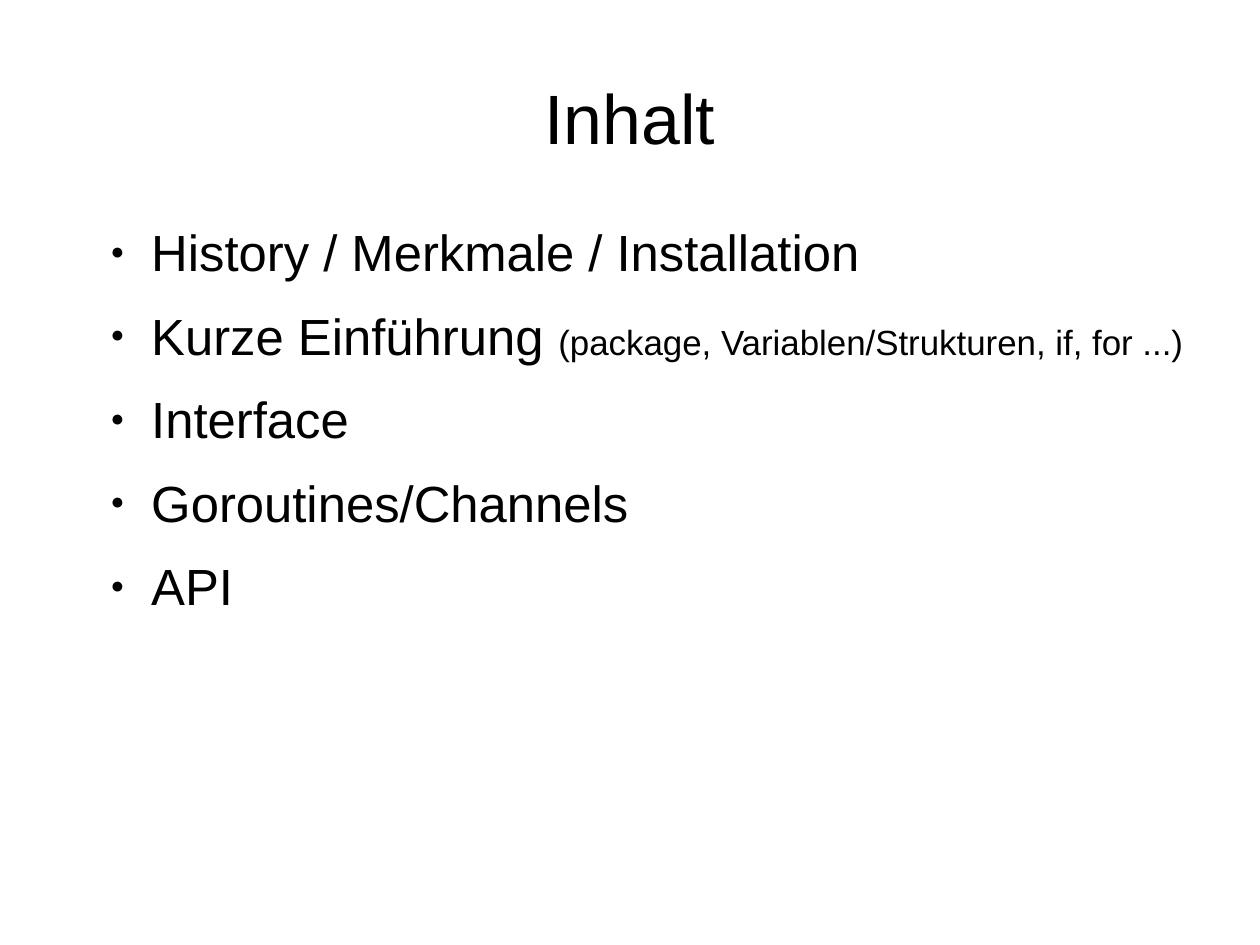
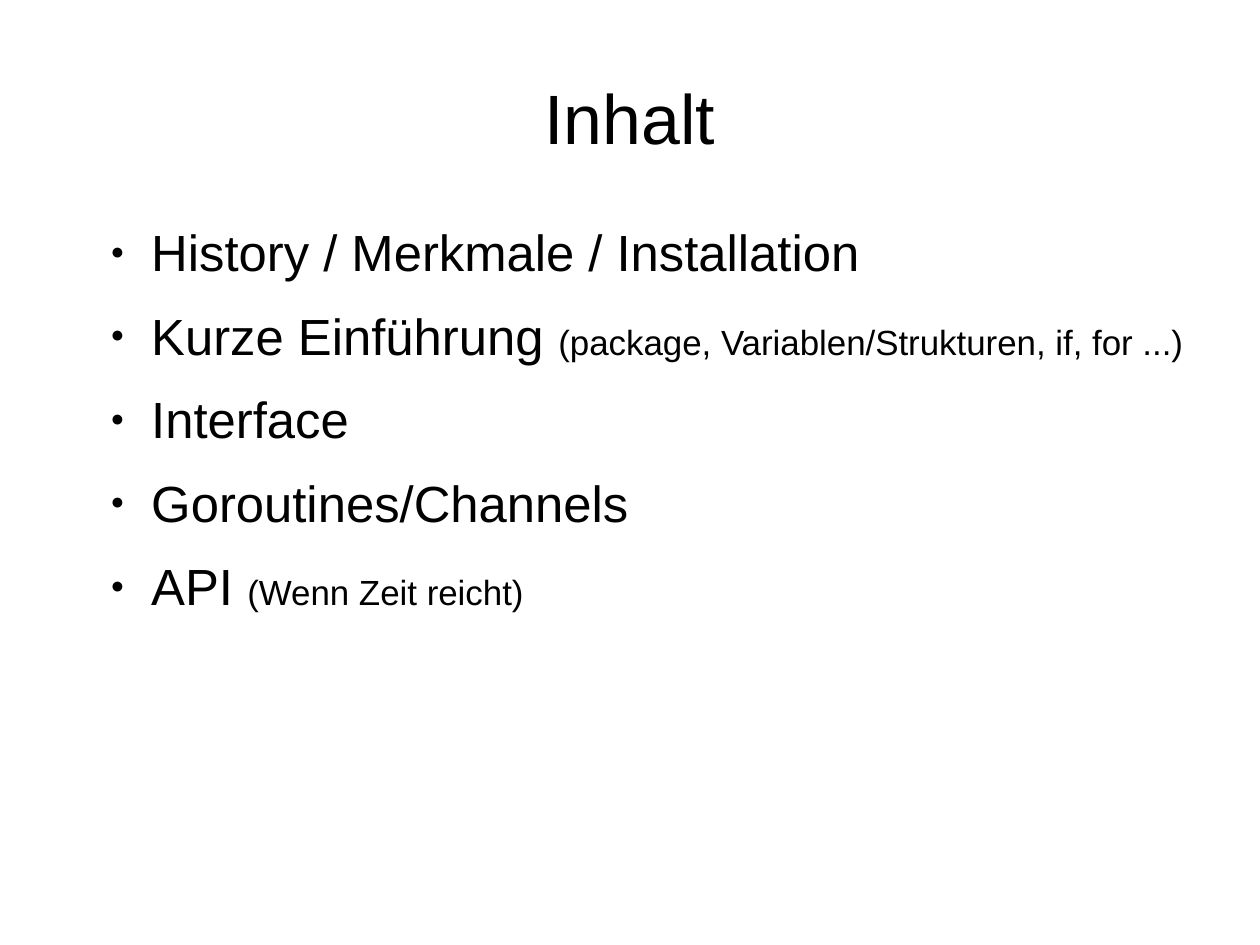
Before and after one commit to rayank77b/smallStuffs, a slide deck: slide 2 of programmierung/vortrag/golang.odp. Drawn at 1260x945 pixels with LibreOffice and Linux fonts; fonts in the diff are those of the drawing. Boxes give left, top, right and bottom in pixels: in the first picture for what was removed or moved away, otherwise in the second. Text is boxed around its words. In the diff, an @@ line names an element or a change of style, - is before the commit and + after.

```diff
--- a/programmierung/vortrag/golang.odp
+++ b/programmierung/vortrag/golang.odp
@@ text at bbox=[151, 570, 524, 612]: text changed; size 32 to 22 pt @@
-● API
+● API (Wenn Zeit reicht)
```
Also in this commit, not shown: 10 other slides changed.
